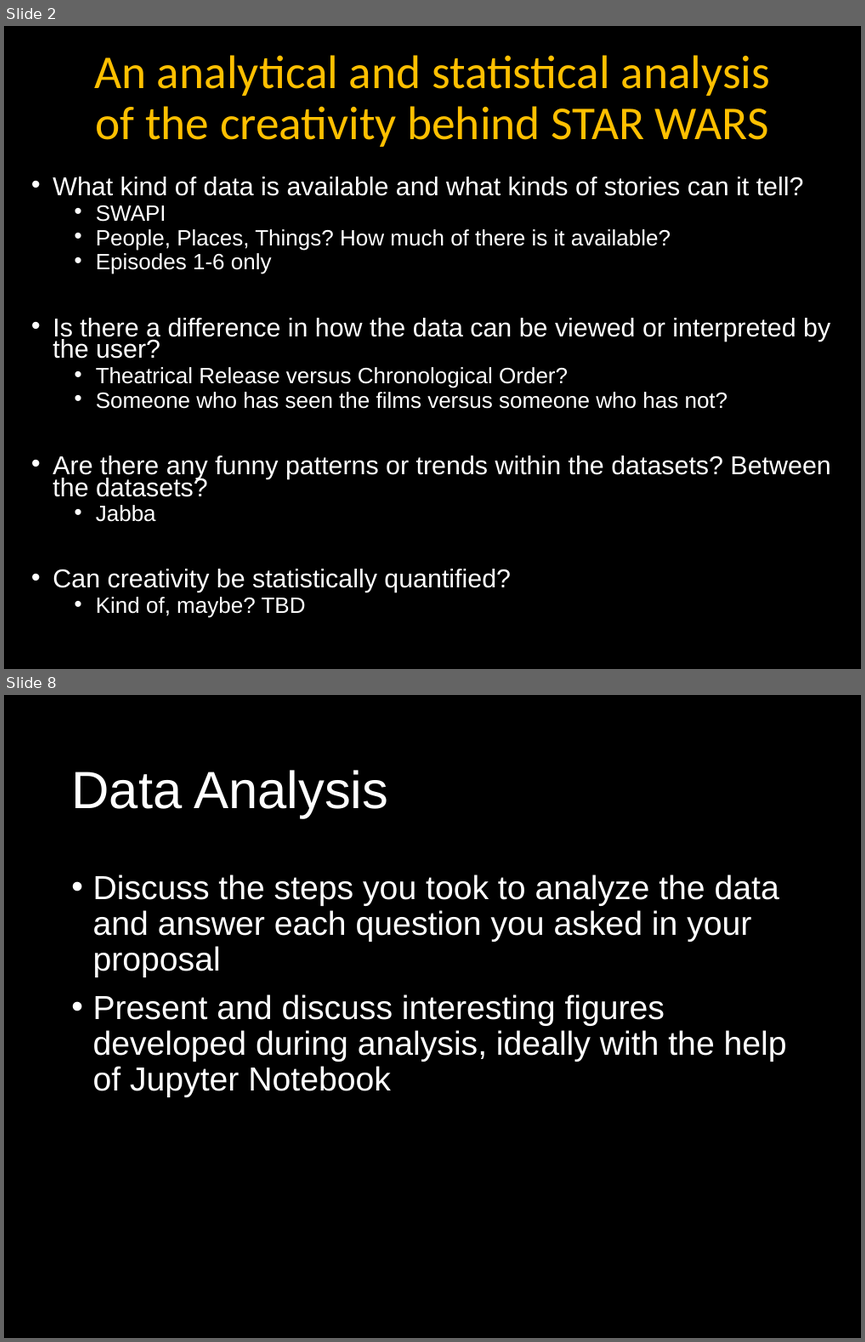
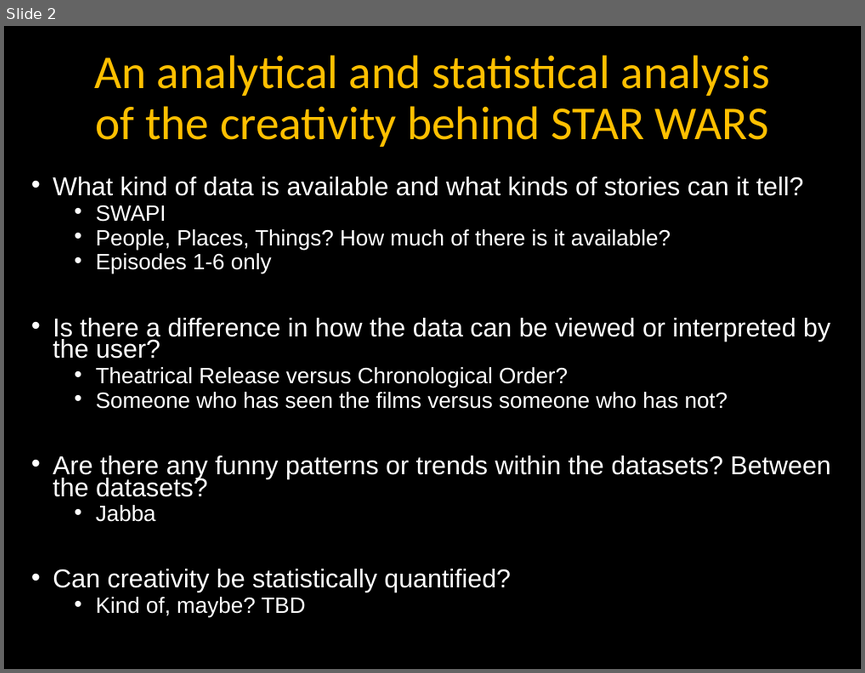
Before and after one commit to rkirsten88/Project1_RutgersBootCamp, a slide deck: STAR_WARS/Presentation.pptx. Shown one above the other, each under a label of ours: slides 2 and 8 before the commit, slide 2 after it; the slides between them are not shown. The pictures are 865x1342 and 865x673 pixels, drawn with LibreOffice and Linux fonts; fonts in the diff are those of the drawing; background and template pictures are left out. Boxes give left, top, right and bottom in pixels: in the first picture for what was removed or moved away, otherwise in the second. Text is boxed around its words. In the diff, an @@ line names an element or a change of style, - is before the commit and + after.

Commit message:
updated presentation & figures, fixed formattings

```diff
--- a/STAR_WARS/Presentation.pptx
+++ b/STAR_WARS/Presentation.pptx
@@ slide 8 removed at (4, 695, 861, 1338), background picture (left out) @@
@@ title removed at (71, 770, 388, 818) @@
-Data Analysis
@@ text removed at (93, 874, 787, 1097) @@
-• Discuss the steps you took to analyze the data and answer each question you asked in your proposal
-• Present and discuss interesting figures developed during analysis, ideally with the help of Jupyter Notebook
```
Also in this commit, not shown: 4 slides changed, 5 slides added, 6 other slides removed, 6 other files.
